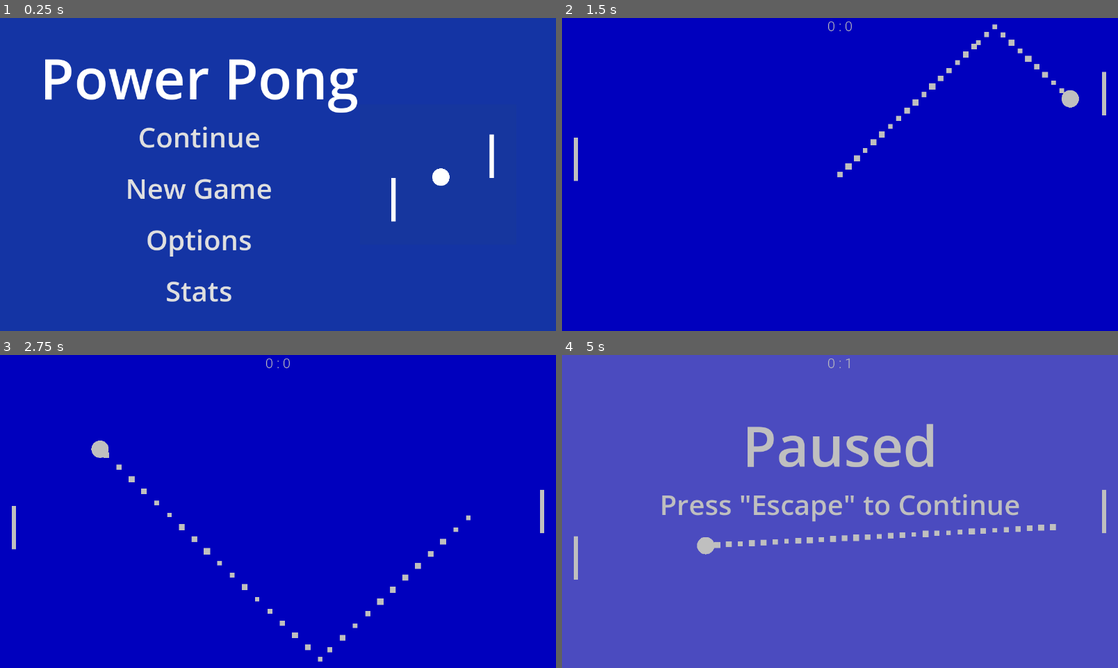
Above: before the commit, frames 1-4 (two rows, left to right).
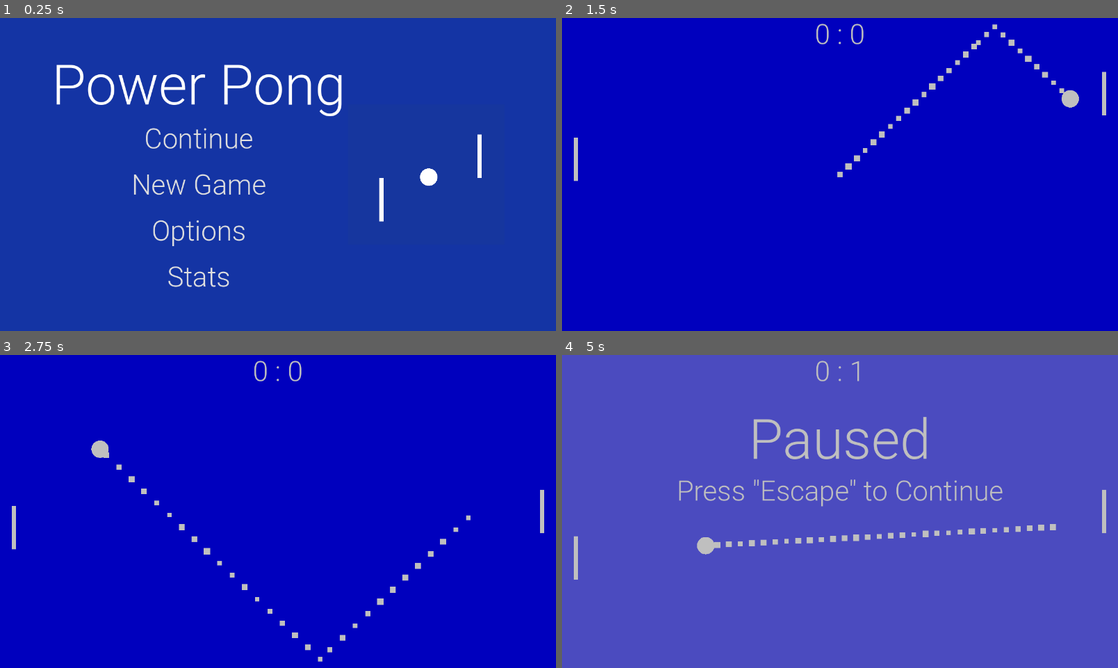
Above: after the commit, the same moments.

Repository: tjreed15/pong
Game: Godot game, scene res://scenes/menu/menu.tscn
Two runs of this game, one before a commit and one after it. Both use one fixed random seed, a clock stepped at 60 frames per second and the inputs below.
Inputs (mouse positions are in pixels of both pictures, inside the frame that each line leads up to):
- Up to frame 1 (0.25 s): no input
- Up to frame 2 (1.5 s): click "New Game" at 0.5 s; move the mouse to (962, 158) at 1.27 s; hold Shift (rotate) from 1.28 s (still down)
- Up to frame 3 (2.75 s): move the mouse to (166, 527) at 2.02 s; release Shift (rotate) at 2.03 s; tap Shift (rotate) at 2.1 s
- Up to frame 4 (5 s): move the mouse to (895, 442) at 2.77 s; hold Shift (rotate) 2.78-3.53 s; move the mouse to (812, 574) at 3.52 s; tap Shift (rotate) at 3.6 s; move the mouse to (1006, 558) at 4.27 s; hold Shift (rotate) from 4.28 s (still down); tap Escape (pause) at 4.9 s

The runs differ from the first frame. In frame 1, 7.2% of the frame differs, in the area x 8-89%, y 13-91%; in frame 2, 0.2%; in frame 3, 0.2%; in frame 4, 4.6%.

Commit message:
Added default theme

Diff:
--- a/godot/pause/pause_menu.tscn
+++ b/godot/pause/pause_menu.tscn
@@ -1,4 +1,6 @@
-[gd_scene format=3 uid="uid://dtr83cwyjumv3"]
+[gd_scene load_steps=2 format=3 uid="uid://dtr83cwyjumv3"]
+
+[ext_resource type="Theme" uid="uid://1j0qm0ylmms6" path="res://resources/default_theme.tres" id="1_hrn0q"]
 
 [node name="PauseMenu" type="Control"]
 layout_mode = 3
@@ -7,6 +9,7 @@
 anchor_bottom = 1.0
 grow_horizontal = 2
 grow_vertical = 2
+theme = ExtResource("1_hrn0q")
 
 [node name="ColorRect" type="ColorRect" parent="."]
 layout_mode = 1
@@ -41,7 +44,6 @@
 
 [node name="Subtitle" type="Label" parent="ColorRect/MarginContainer/VBoxContainer"]
 layout_mode = 2
-theme_override_font_sizes/font_size = 64
 text = "Press \"Escape\" to Continue"
 horizontal_alignment = 1
 vertical_alignment = 1
--- a/godot/project.godot
+++ b/godot/project.godot
@@ -25,6 +25,10 @@
 window/size/viewport_height=720
 window/stretch/mode="viewport"
 
+[gui]
+
+theme/custom="res://resources/default_theme.tres"
+
 [input]
 
 pause={
--- /dev/null
+++ b/godot/resources/default_theme.tres
@@ -0,0 +1,38 @@
+[gd_resource type="Theme" load_steps=11 format=3 uid="uid://1j0qm0ylmms6"]
+
+[ext_resource type="FontFile" uid="uid://d0h7dd1w367ol" path="res://resources/Roboto-Light.ttf" id="1_2op2h"]
+
+[sub_resource type="StyleBoxEmpty" id="StyleBoxEmpty_pe3v2"]
+
+[sub_resource type="StyleBoxEmpty" id="StyleBoxEmpty_0yr88"]
+
+[sub_resource type="StyleBoxEmpty" id="StyleBoxEmpty_sxc07"]
+
+[sub_resource type="StyleBoxEmpty" id="StyleBoxEmpty_r37oi"]
+
+[sub_resource type="StyleBoxEmpty" id="StyleBoxEmpty_rlfdb"]
+
+[sub_resource type="StyleBoxEmpty" id="StyleBoxEmpty_xs7i5"]
+
+[sub_resource type="StyleBoxEmpty" id="StyleBoxEmpty_xycjq"]
+
+[sub_resource type="StyleBoxEmpty" id="StyleBoxEmpty_7xdol"]
+
+[sub_resource type="StyleBoxEmpty" id="StyleBoxEmpty_5jc7d"]
+
+[resource]
+Button/font_sizes/font_size = 64
+Button/fonts/font = ExtResource("1_2op2h")
+Button/styles/disabled = SubResource("StyleBoxEmpty_pe3v2")
+Button/styles/focus = SubResource("StyleBoxEmpty_0yr88")
+Button/styles/hover = SubResource("StyleBoxEmpty_sxc07")
+Button/styles/normal = SubResource("StyleBoxEmpty_r37oi")
+Button/styles/pressed = SubResource("StyleBoxEmpty_rlfdb")
+ItemList/font_sizes/font_size = 64
+ItemList/fonts/font = ExtResource("1_2op2h")
+ItemList/styles/cursor_unfocused = SubResource("StyleBoxEmpty_xs7i5")
+ItemList/styles/focus = SubResource("StyleBoxEmpty_xycjq")
+ItemList/styles/hovered = SubResource("StyleBoxEmpty_7xdol")
+ItemList/styles/panel = SubResource("StyleBoxEmpty_5jc7d")
+Label/font_sizes/font_size = 64
+Label/fonts/font = ExtResource("1_2op2h")
--- a/godot/scenes/main/main.gd
+++ b/godot/scenes/main/main.gd
@@ -5,7 +5,7 @@
 const END_GAME_TIME = 1.5
 
 
-@onready var score_label: Label = $ScoreLabel
+@onready var score_label: Label = %ScoreLabel
 @onready var ball: Ball = $Ball
 @onready var player1: Player = $Player1
 @onready var player2: Player = $Player2
--- a/godot/scenes/main/main.tscn
+++ b/godot/scenes/main/main.tscn
@@ -1,7 +1,6 @@
-[gd_scene load_steps=14 format=3 uid="uid://duah3hdq36032"]
+[gd_scene load_steps=13 format=3 uid="uid://duah3hdq36032"]
 
 [ext_resource type="Script" path="res://scenes/main/Main.gd" id="1_qn1pe"]
-[ext_resource type="FontFile" uid="uid://d0h7dd1w367ol" path="res://resources/Roboto-Light.ttf" id="2_1vct0"]
 [ext_resource type="Script" path="res://controllers/game_controller.gd" id="2_xxwo7"]
 [ext_resource type="PackedScene" uid="uid://b328b8ccqd1f8" path="res://core/ball.tscn" id="3_anlmv"]
 [ext_resource type="PackedScene" uid="uid://dbj7w6iwwgmtw" path="res://core/wall.tscn" id="4_m1snx"]
@@ -12,10 +11,7 @@
 [ext_resource type="Script" path="res://powerups/acceleration_powerup.gd" id="9_nkclw"]
 [ext_resource type="Script" path="res://controllers/ai_controller.gd" id="11_cbamo"]
 [ext_resource type="PackedScene" uid="uid://dtr83cwyjumv3" path="res://pause/pause_menu.tscn" id="12_4ytxw"]
-
-[sub_resource type="Theme" id="Theme_jts08"]
-Label/font_sizes/font_size = 32
-Label/fonts/font = ExtResource("2_1vct0")
+[ext_resource type="Theme" uid="uid://1j0qm0ylmms6" path="res://resources/default_theme.tres" id="12_6tq4j"]
 
 [node name="Main" type="Node"]
 script = ExtResource("1_qn1pe")
@@ -32,19 +28,8 @@
 grow_vertical = 2
 color = Color(0, 0, 0.996078, 1)
 
-[node name="ScoreLabel" type="Label" parent="."]
-anchors_preset = 10
-anchor_right = 1.0
-offset_bottom = 32.0
-grow_horizontal = 2
-theme = SubResource("Theme_jts08")
-text = "0 : 0"
-horizontal_alignment = 1
-
 [node name="Ball" parent="." instance=ExtResource("3_anlmv")]
 position = Vector2(640, 360)
-initial_speed = null
-color = null
 
 [node name="WhiteParticles" type="CPUParticles2D" parent="Ball"]
 amount = 30
@@ -59,25 +44,22 @@
 position = Vector2(640, -5)
 rotation = -1.5708
 scale = Vector2(5.312, 680)
-color = null
 
 [node name="BottomWall" parent="Walls" instance=ExtResource("4_m1snx")]
 position = Vector2(640, 725)
 rotation = -1.5708
 scale = Vector2(5.313, 680)
-color = null
 
 [node name="Player1" type="Node2D" parent="."]
 position = Vector2(0, 360)
 script = ExtResource("6_lt5fl")
-player_name = ""
+player_name = "Player 1"
 
 [node name="Goal" parent="Player1" instance=ExtResource("6_vseew")]
 position = Vector2(-49, 0)
 
 [node name="Paddle" parent="Player1" instance=ExtResource("7_jh5lr")]
 position = Vector2(32, 0)
-color = null
 
 [node name="PlayerController" type="Node" parent="Player1/Paddle"]
 script = ExtResource("9_gitjg")
@@ -89,20 +71,39 @@
 position = Vector2(1280, 360)
 rotation = 3.14159
 script = ExtResource("6_lt5fl")
-player_name = ""
+player_number = 2
+player_name = "Player 2"
 
 [node name="Goal" parent="Player2" instance=ExtResource("6_vseew")]
 position = Vector2(-49, 0)
 
 [node name="Paddle" parent="Player2" instance=ExtResource("7_jh5lr")]
 position = Vector2(32, 0)
-color = null
 
 [node name="AIController" type="Node" parent="Player2/Paddle"]
 script = ExtResource("11_cbamo")
 
 [node name="AccelerationPowerUp" type="Node" parent="Player2/Paddle"]
 script = ExtResource("9_nkclw")
+
+[node name="HUD" type="Control" parent="."]
+layout_mode = 3
+anchors_preset = 15
+anchor_right = 1.0
+anchor_bottom = 1.0
+grow_horizontal = 2
+grow_vertical = 2
+theme = ExtResource("12_6tq4j")
+
+[node name="ScoreLabel" type="Label" parent="HUD"]
+unique_name_in_owner = true
+layout_mode = 1
+anchors_preset = 10
+anchor_right = 1.0
+offset_bottom = 32.0
+grow_horizontal = 2
+text = "0 : 0"
+horizontal_alignment = 1
 
 [node name="PauseMenu" parent="." instance=ExtResource("12_4ytxw")]
 unique_name_in_owner = true
--- a/godot/scenes/menu/menu.tscn
+++ b/godot/scenes/menu/menu.tscn
@@ -1,17 +1,8 @@
-[gd_scene load_steps=8 format=3 uid="uid://drxbg7oejieeo"]
+[gd_scene load_steps=4 format=3 uid="uid://drxbg7oejieeo"]
 
+[ext_resource type="Theme" uid="uid://1j0qm0ylmms6" path="res://resources/default_theme.tres" id="1_tjpdc"]
 [ext_resource type="Script" path="res://scenes/menu/Menu.gd" id="1_w83ne"]
 [ext_resource type="Texture2D" uid="uid://bd5r6l08xe868" path="res://resources/logo.png" id="2_kdst2"]
-
-[sub_resource type="StyleBoxEmpty" id="StyleBoxEmpty_ydys4"]
-
-[sub_resource type="StyleBoxEmpty" id="StyleBoxEmpty_ob3t1"]
-
-[sub_resource type="StyleBoxEmpty" id="StyleBoxEmpty_abf7f"]
-
-[sub_resource type="StyleBoxEmpty" id="StyleBoxEmpty_dsp4i"]
-
-[sub_resource type="StyleBoxEmpty" id="StyleBoxEmpty_ly2w2"]
 
 [node name="Menu" type="ColorRect"]
 anchors_preset = 15
@@ -19,6 +10,7 @@
 anchor_bottom = 1.0
 grow_horizontal = 2
 grow_vertical = 2
+theme = ExtResource("1_tjpdc")
 color = Color(0.0784314, 0.203922, 0.643137, 1)
 script = ExtResource("1_w83ne")
 
@@ -53,42 +45,18 @@
 
 [node name="Continue" type="Button" parent="MarginContainer/HSplitContainer/VBoxContainer/MenuOptions"]
 layout_mode = 2
-theme_override_font_sizes/font_size = 64
-theme_override_styles/normal = SubResource("StyleBoxEmpty_ydys4")
-theme_override_styles/hover = SubResource("StyleBoxEmpty_ob3t1")
-theme_override_styles/pressed = SubResource("StyleBoxEmpty_abf7f")
-theme_override_styles/disabled = SubResource("StyleBoxEmpty_dsp4i")
-theme_override_styles/focus = SubResource("StyleBoxEmpty_ly2w2")
 text = "Continue"
 
 [node name="New Game" type="Button" parent="MarginContainer/HSplitContainer/VBoxContainer/MenuOptions"]
 layout_mode = 2
-theme_override_font_sizes/font_size = 64
-theme_override_styles/normal = SubResource("StyleBoxEmpty_ydys4")
-theme_override_styles/hover = SubResource("StyleBoxEmpty_ob3t1")
-theme_override_styles/pressed = SubResource("StyleBoxEmpty_abf7f")
-theme_override_styles/disabled = SubResource("StyleBoxEmpty_dsp4i")
-theme_override_styles/focus = SubResource("StyleBoxEmpty_ly2w2")
 text = "New Game"
 
 [node name="Options" type="Button" parent="MarginContainer/HSplitContainer/VBoxContainer/MenuOptions"]
 layout_mode = 2
-theme_override_font_sizes/font_size = 64
-theme_override_styles/normal = SubResource("StyleBoxEmpty_ydys4")
-theme_override_styles/hover = SubResource("StyleBoxEmpty_ob3t1")
-theme_override_styles/pressed = SubResource("StyleBoxEmpty_abf7f")
-theme_override_styles/disabled = SubResource("StyleBoxEmpty_dsp4i")
-theme_override_styles/focus = SubResource("StyleBoxEmpty_ly2w2")
 text = "Options"
 
 [node name="Stats" type="Button" parent="MarginContainer/HSplitContainer/VBoxContainer/MenuOptions"]
 layout_mode = 2
-theme_override_font_sizes/font_size = 64
-theme_override_styles/normal = SubResource("StyleBoxEmpty_ydys4")
-theme_override_styles/hover = SubResource("StyleBoxEmpty_ob3t1")
-theme_override_styles/pressed = SubResource("StyleBoxEmpty_abf7f")
-theme_override_styles/disabled = SubResource("StyleBoxEmpty_dsp4i")
-theme_override_styles/focus = SubResource("StyleBoxEmpty_ly2w2")
 text = "Stats"
 
 [node name="CenterContainer" type="CenterContainer" parent="MarginContainer/HSplitContainer"]
--- a/godot/scenes/menu/settings.tscn
+++ b/godot/scenes/menu/settings.tscn
@@ -1,16 +1,7 @@
-[gd_scene load_steps=7 format=3 uid="uid://cgmncgyu5lbm0"]
+[gd_scene load_steps=3 format=3 uid="uid://cgmncgyu5lbm0"]
 
 [ext_resource type="Script" path="res://scenes/menu/Settings.gd" id="1_frl8x"]
-
-[sub_resource type="StyleBoxEmpty" id="StyleBoxEmpty_g85o5"]
-
-[sub_resource type="StyleBoxEmpty" id="StyleBoxEmpty_gcyet"]
-
-[sub_resource type="StyleBoxEmpty" id="StyleBoxEmpty_1olwg"]
-
-[sub_resource type="StyleBoxEmpty" id="StyleBoxEmpty_bun1c"]
-
-[sub_resource type="StyleBoxEmpty" id="StyleBoxEmpty_6h731"]
+[ext_resource type="Theme" uid="uid://1j0qm0ylmms6" path="res://resources/default_theme.tres" id="1_tk5x6"]
 
 [node name="Settings" type="ColorRect"]
 anchors_preset = 15
@@ -18,6 +9,7 @@
 anchor_bottom = 1.0
 grow_horizontal = 2
 grow_vertical = 2
+theme = ExtResource("1_tk5x6")
 color = Color(0.0784314, 0.203922, 0.643137, 1)
 script = ExtResource("1_frl8x")
 
@@ -47,11 +39,6 @@
 [node name="BackButton" type="Button" parent="MarginContainer/VBoxContainer/MenuOptions/BackContainer"]
 layout_mode = 2
 theme_override_font_sizes/font_size = 32
-theme_override_styles/normal = SubResource("StyleBoxEmpty_g85o5")
-theme_override_styles/hover = SubResource("StyleBoxEmpty_gcyet")
-theme_override_styles/pressed = SubResource("StyleBoxEmpty_1olwg")
-theme_override_styles/disabled = SubResource("StyleBoxEmpty_bun1c")
-theme_override_styles/focus = SubResource("StyleBoxEmpty_6h731")
 text = "Back"
 
 [node name="MarginContainer" type="MarginContainer" parent="MarginContainer/VBoxContainer/MenuOptions"]
@@ -69,13 +56,13 @@
 
 [node name="DifficultyLabel" type="Label" parent="MarginContainer/VBoxContainer/MenuOptions/MarginContainer/VBoxContainer/DifficultyContainer"]
 layout_mode = 2
-theme_override_font_sizes/font_size = 64
 text = "Difficulty"
 
 [node name="DifficultyList" type="ItemList" parent="MarginContainer/VBoxContainer/MenuOptions/MarginContainer/VBoxContainer/DifficultyContainer"]
 unique_name_in_owner = true
 layout_mode = 2
 size_flags_horizontal = 3
+theme_override_font_sizes/font_size = 24
 allow_reselect = true
 item_count = 3
 item_0/text = "Easy"
@@ -87,7 +74,6 @@
 
 [node name="WinningScoreLabel" type="Label" parent="MarginContainer/VBoxContainer/MenuOptions/MarginContainer/VBoxContainer/WinningScoreContainer2"]
 layout_mode = 2
-theme_override_font_sizes/font_size = 64
 text = "Winning Score"
 
 [node name="WinningScore" type="SpinBox" parent="MarginContainer/VBoxContainer/MenuOptions/MarginContainer/VBoxContainer/WinningScoreContainer2"]
--- a/godot/scenes/menu/stats.tscn
+++ b/godot/scenes/menu/stats.tscn
@@ -1,18 +1,7 @@
-[gd_scene load_steps=8 format=3 uid="uid://bc565qpwg7iv4"]
+[gd_scene load_steps=3 format=3 uid="uid://bc565qpwg7iv4"]
 
+[ext_resource type="Theme" uid="uid://1j0qm0ylmms6" path="res://resources/default_theme.tres" id="1_8yoh6"]
 [ext_resource type="Script" path="res://scenes/menu/Stats.gd" id="1_yoa68"]
-
-[sub_resource type="StyleBoxEmpty" id="StyleBoxEmpty_udktx"]
-
-[sub_resource type="StyleBoxEmpty" id="StyleBoxEmpty_84dis"]
-
-[sub_resource type="StyleBoxEmpty" id="StyleBoxEmpty_51ta7"]
-
-[sub_resource type="StyleBoxEmpty" id="StyleBoxEmpty_n0o6j"]
-
-[sub_resource type="StyleBoxEmpty" id="StyleBoxEmpty_ew4bv"]
-
-[sub_resource type="StyleBoxEmpty" id="StyleBoxEmpty_80otw"]
 
 [node name="Stats" type="ColorRect"]
 anchors_preset = 15
@@ -20,6 +9,7 @@
 anchor_bottom = 1.0
 grow_horizontal = 2
 grow_vertical = 2
+theme = ExtResource("1_8yoh6")
 color = Color(0.0784314, 0.203922, 0.643137, 1)
 script = ExtResource("1_yoa68")
 
@@ -49,11 +39,6 @@
 [node name="BackButton" type="Button" parent="MarginContainer/VBoxContainer/MenuOptions/BackContainer"]
 layout_mode = 2
 theme_override_font_sizes/font_size = 32
-theme_override_styles/normal = SubResource("StyleBoxEmpty_udktx")
-theme_override_styles/hover = SubResource("StyleBoxEmpty_84dis")
-theme_override_styles/pressed = SubResource("StyleBoxEmpty_51ta7")
-theme_override_styles/disabled = SubResource("StyleBoxEmpty_n0o6j")
-theme_override_styles/focus = SubResource("StyleBoxEmpty_ew4bv")
 text = "Back"
 
 [node name="MarginContainer" type="MarginContainer" parent="MarginContainer/VBoxContainer/MenuOptions"]
@@ -72,8 +57,6 @@
 [node name="EasyLabel" type="Label" parent="MarginContainer/VBoxContainer/MenuOptions/MarginContainer/VBoxContainer/EasyContainer"]
 unique_name_in_owner = true
 layout_mode = 2
-theme_override_font_sizes/font_size = 64
-theme_override_styles/normal = SubResource("StyleBoxEmpty_80otw")
 text = "Easy"
 
 [node name="MediumContainer" type="HBoxContainer" parent="MarginContainer/VBoxContainer/MenuOptions/MarginContainer/VBoxContainer"]
@@ -82,8 +65,6 @@
 [node name="MediumLabel" type="Label" parent="MarginContainer/VBoxContainer/MenuOptions/MarginContainer/VBoxContainer/MediumContainer"]
 unique_name_in_owner = true
 layout_mode = 2
-theme_override_font_sizes/font_size = 64
-theme_override_styles/normal = SubResource("StyleBoxEmpty_80otw")
 text = "Medium"
 
 [node name="HardContainer" type="HBoxContainer" parent="MarginContainer/VBoxContainer/MenuOptions/MarginContainer/VBoxContainer"]
@@ -92,13 +73,10 @@
 [node name="HardLabel" type="Label" parent="MarginContainer/VBoxContainer/MenuOptions/MarginContainer/VBoxContainer/HardContainer"]
 unique_name_in_owner = true
 layout_mode = 2
-theme_override_font_sizes/font_size = 64
-theme_override_styles/normal = SubResource("StyleBoxEmpty_80otw")
 text = "Hard"
 
 [node name="ResetButton" type="Button" parent="MarginContainer/VBoxContainer/MenuOptions/MarginContainer/VBoxContainer"]
 layout_mode = 2
-theme_override_font_sizes/font_size = 64
 text = "Reset Stats"
 
 [node name="RecetButtonAccept" type="AcceptDialog" parent="MarginContainer/VBoxContainer/MenuOptions/MarginContainer/VBoxContainer/ResetButton"]
--- a/godot/scenes/sandbox.tscn
+++ b/godot/scenes/sandbox.tscn
@@ -1,7 +1,7 @@
 [gd_scene load_steps=3 format=3 uid="uid://ba537ygswjuhn"]
 
-[ext_resource type="PackedScene" uid="uid://b328b8ccqd1f8" path="res://core/Ball.tscn" id="1_htibo"]
-[ext_resource type="PackedScene" uid="uid://3vgwxajepk8e" path="res://core/Paddle.tscn" id="2_mkp6q"]
+[ext_resource type="PackedScene" uid="uid://b328b8ccqd1f8" path="res://core/ball.tscn" id="1_htibo"]
+[ext_resource type="PackedScene" uid="uid://3vgwxajepk8e" path="res://core/paddle.tscn" id="2_mkp6q"]
 
 [node name="Sandbox" type="Node"]
 
